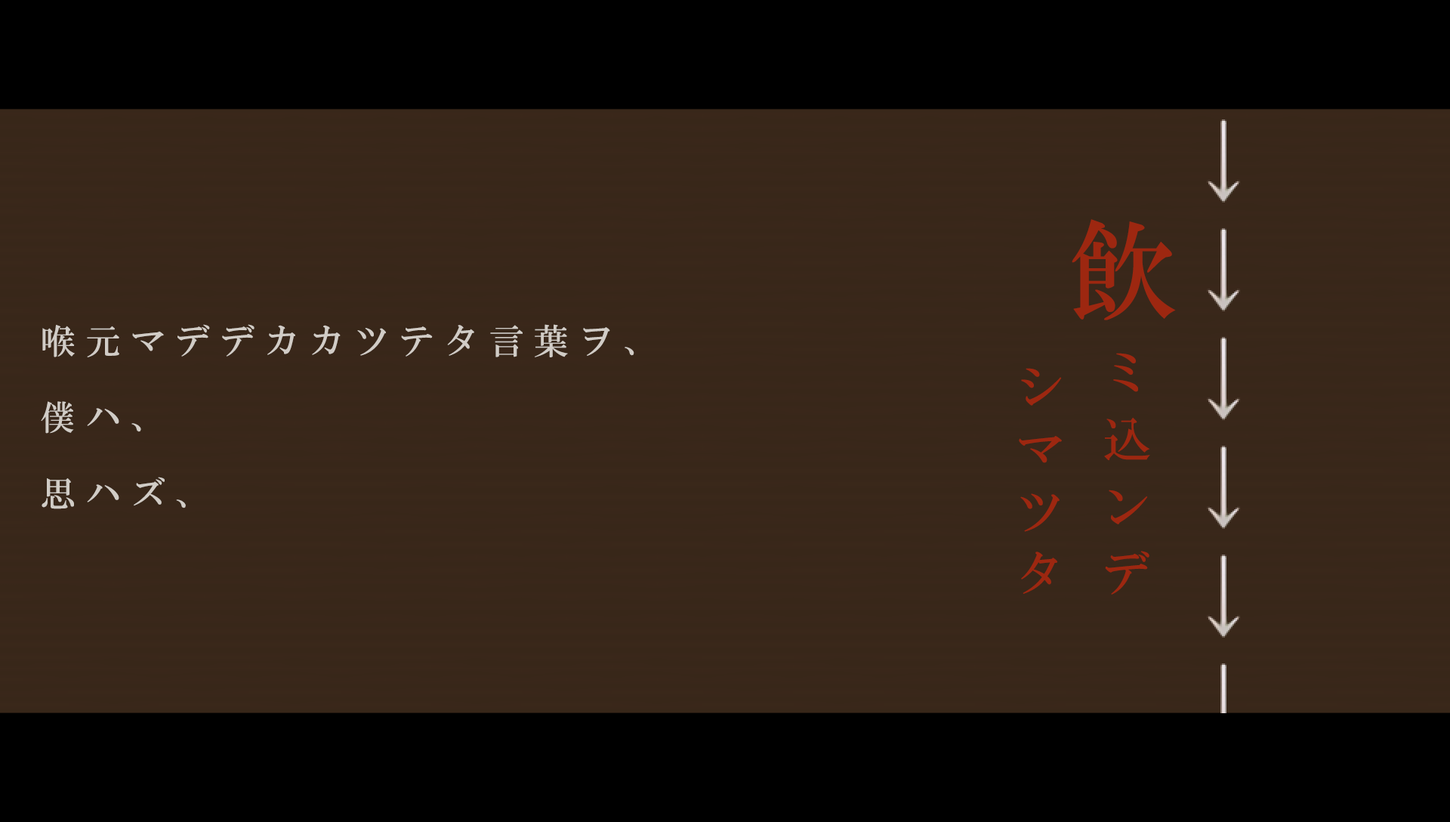
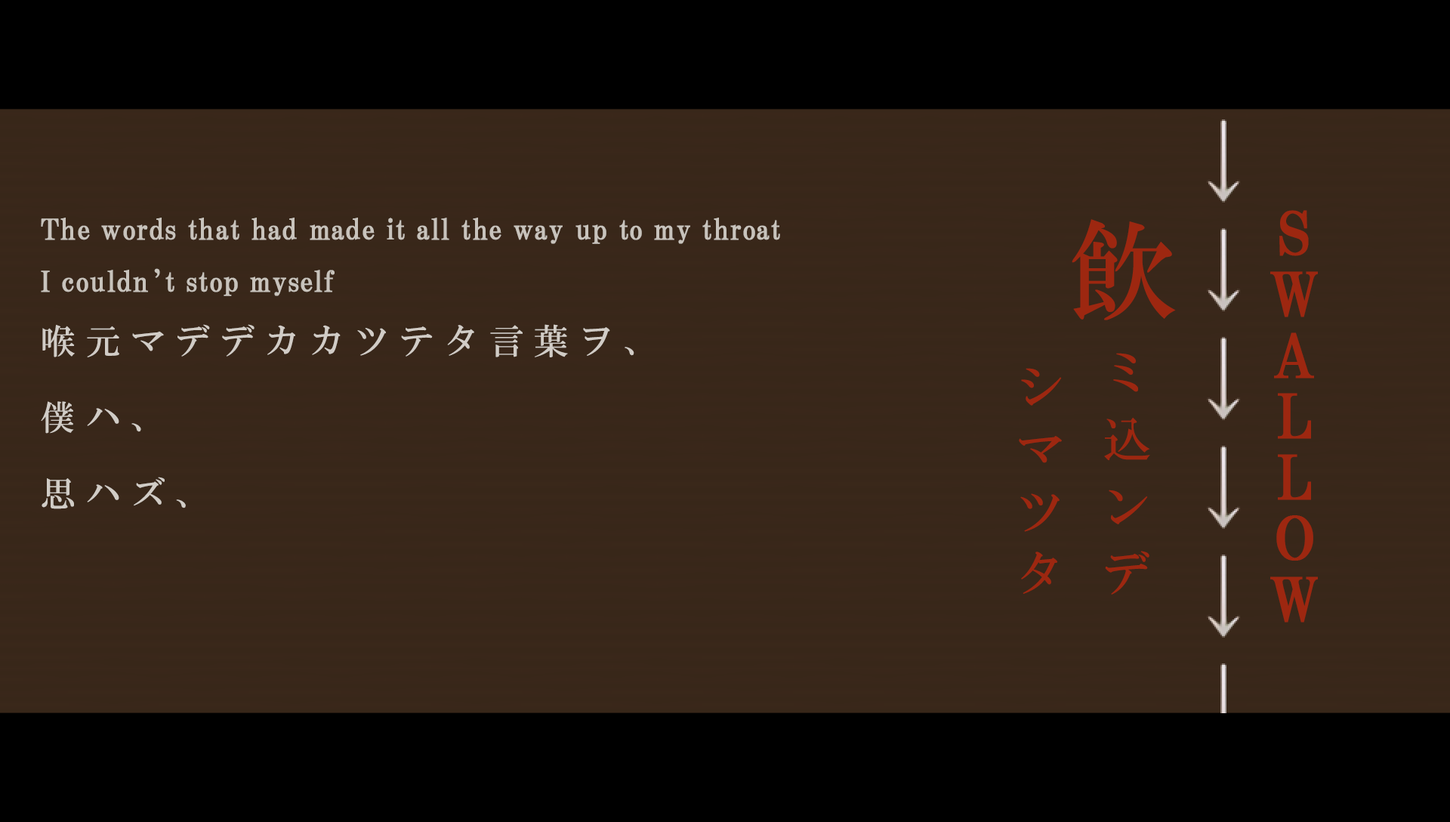
Before/after of a 1450 x 822 layered artwork. What changed in the layer stack:
added layer "swallow" above "The words that had made it all the way up to my throat I couldn" over [1270, 209, 1318, 623]
added layer "The words that had made it all the way up to my throat I couldn" above "Arrow" over [40, 217, 781, 297]
